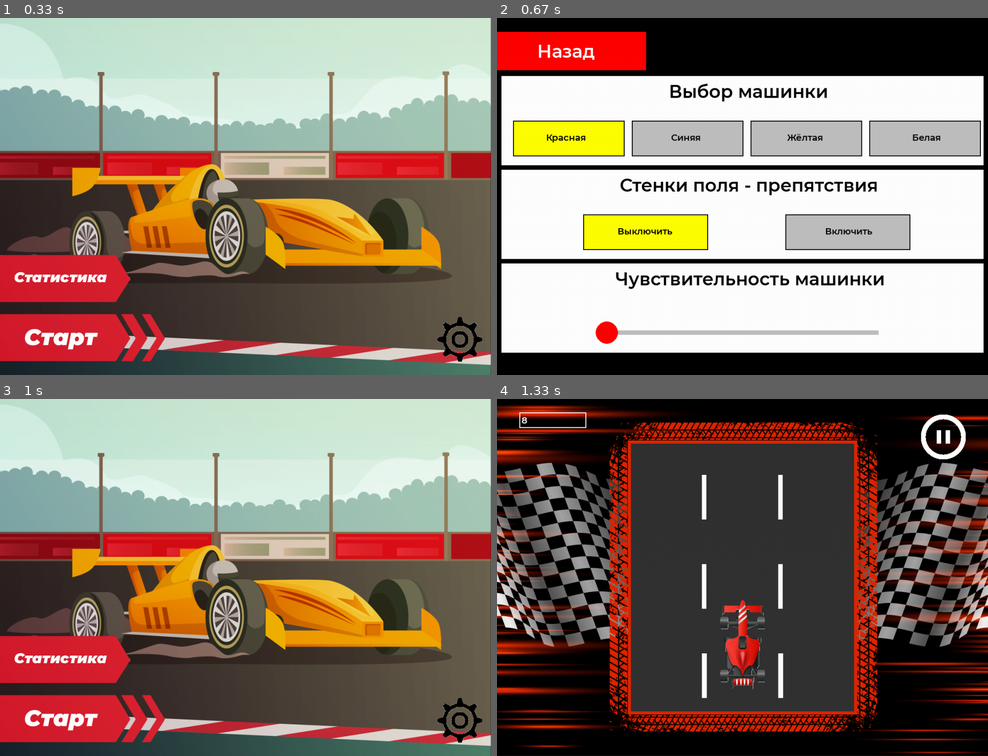
Above: before the commit, frames 1-4 (two rows, left to right).
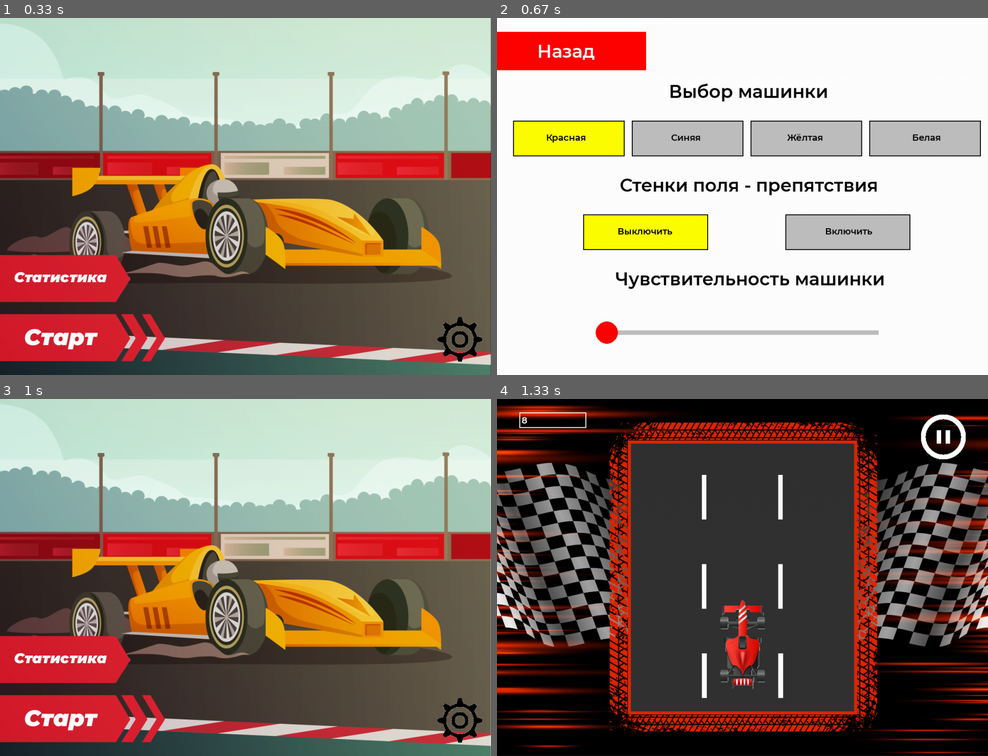
Above: after the commit, the same moments.

Repository: h4x4d/Pygame-car
Game: pygame game, started from main.py
Same seed, same stepped clock (60 frames per second), same inputs: the game is played once before the commit and once after it.
Inputs (mouse positions are in pixels of both pictures, inside the frame that each line leads up to):
- Up to frame 1 (0.33 s): no input
- Up to frame 2 (0.67 s): click (958, 339) at 0.38 s
- Up to frame 3 (1 s): click (73, 431) at 0.88 s
- Up to frame 4 (1.33 s): click (580, 716) at 1.22 s

Frame 1 is identical in both runs. In frame 2, 24% of the frame differs, in the area x 0-100%, y 0-100%; in frame 3, 0.1%; in frame 4, nothing differs.

Commit message:
Белый коммит

Diff:
--- a/settings_window.py
+++ b/settings_window.py
@@ -122,9 +122,10 @@
     font = pygame.font.Font('fonts/result-font.ttf', 40)
 
     showing = True
-    #image = pygame.transform.scale(load_image('settings_timed.png'), SIZE)
+    # picture = pygame.transform.scale(load_image('pause_screen.png'), SIZE)
+
     image = pygame.Surface([*SIZE])
-    image.fill('black')
+    image.fill('white')
 
     pygame.draw.rect(image, 'red', (0, 31, 334, 86))
     image.blit(font.render('Назад', True, 'white'), (90, 50))
